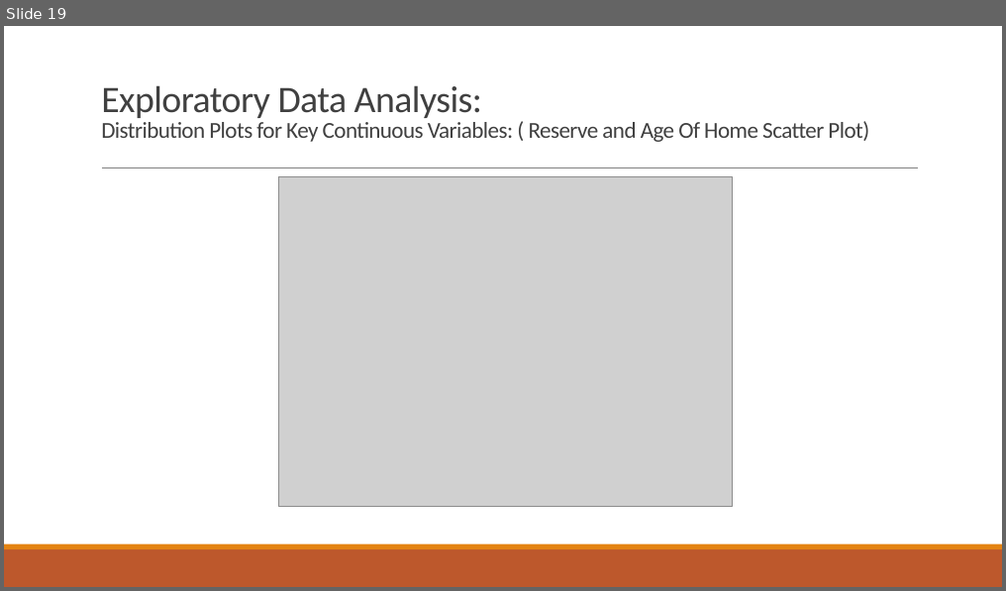
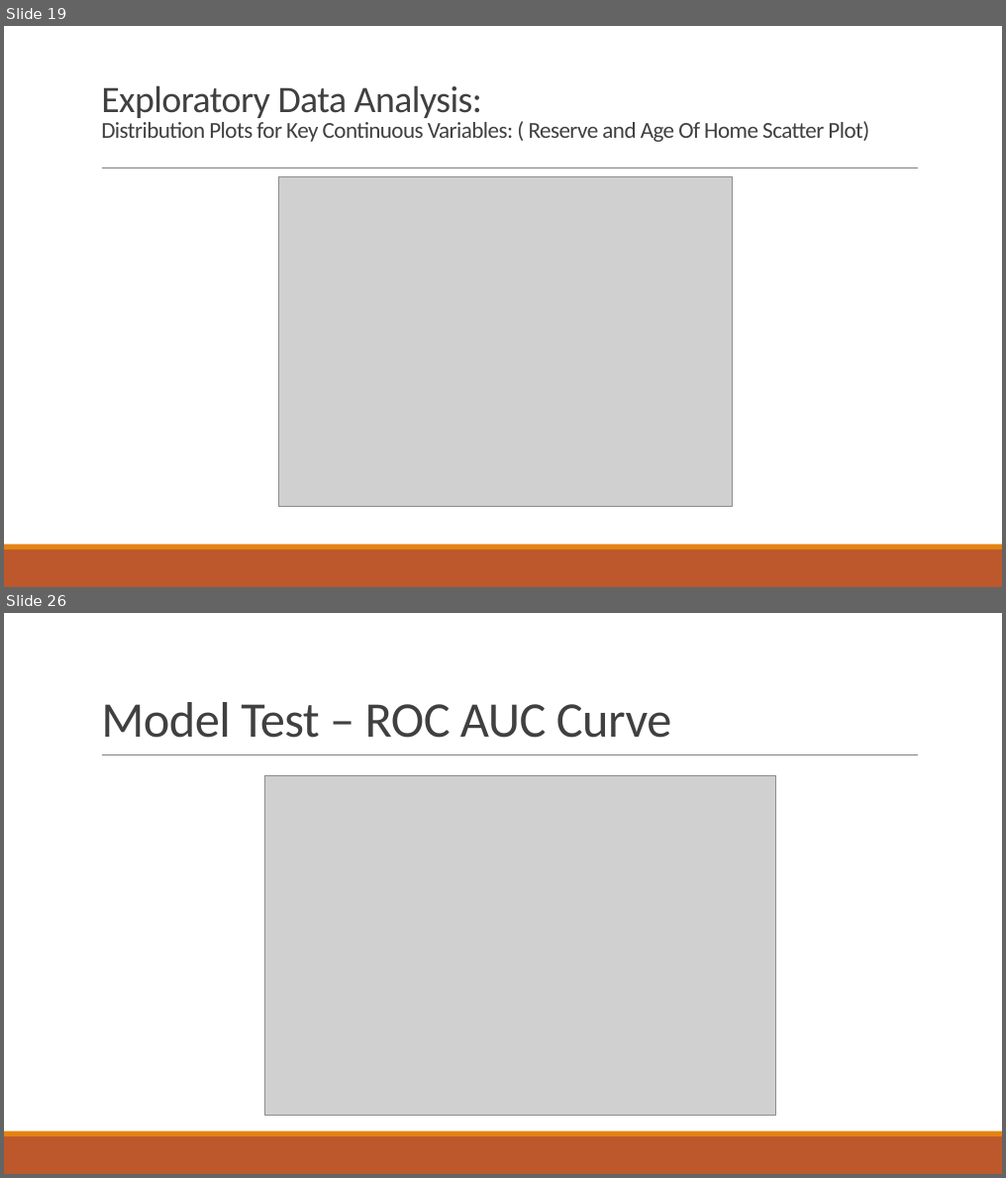
Before and after one commit to hkalavala/DS_SM_15_HK, a slide deck: projects/final-project/GA Project - HK.pptx. Shown one above the other, each under a label of ours: slide 19 before the commit, slides 19 and 26 after it; the slides between them are not shown. The pictures are 1006x591 and 1006x1178 pixels, drawn with LibreOffice and Linux fonts; fonts in the diff are those of the drawing; grey boxes stand for pictures. Boxes give left, top, right and bottom in pixels: in the first picture for what was removed or moved away, otherwise in the second. Text is boxed around its words. In the diff, an @@ line names an element or a change of style, - is before the commit and + after.

```diff
--- a/projects/final-project/GA Project - HK.pptx
+++ b/projects/final-project/GA Project - HK.pptx
@@ slide 26 added at (x1=4, y1=613, x2=1002, y2=1174), background #FFFFFF; not listed: 3 template elements that a slide beside it also shows @@
@@ title added at (x1=101, y1=702, x2=672, y2=738), 48 pt, text #404040 @@
+Model Test – ROC AUC Curve
@@ picture added at (x1=264, y1=775, x2=776, y2=1115) @@
```
Also in this commit, not shown: 1 slide changed, 6 other slides added.
